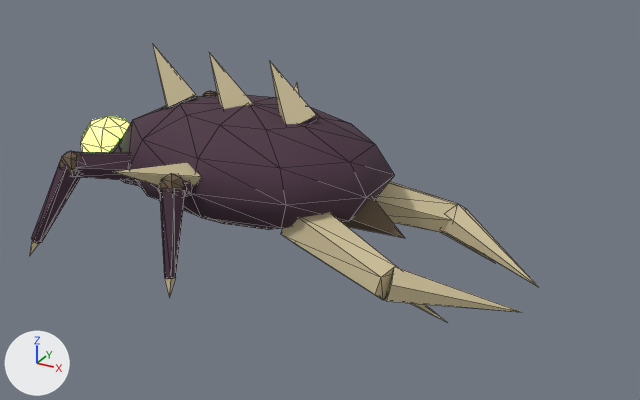
What one commit did to the glTF model godot/assets/models/burrower.glb.
Before and after are seen from a camera (50 mm lens) standing at (1.581, -2.199, 1.282) and looking at (0.387, -0.028, 0.196). Every picture has the same lights, and +X, +Y and +Z are marked at lower left. The first picture is the older version. Mesh edges are drawn as thin lines. Vertices at exactly the same position are counted once.

Objects in the first picture: 'burrower'.
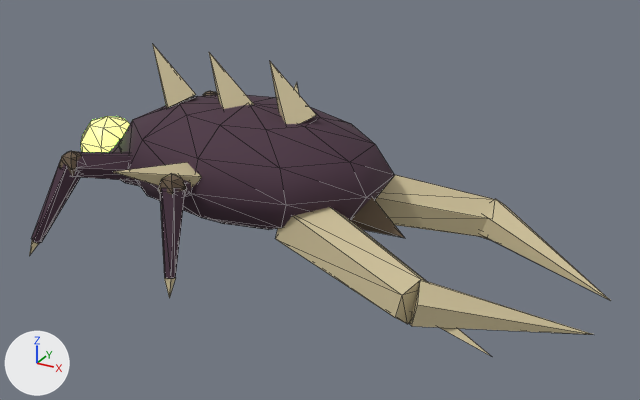
What differs and where, as boxes [x1, y1, x2, y2] in the pictures (640 x 400 px; the box of a moved part takes in the faces that stretch with it):
'burrower', reshaped (15% wider, 12% taller): before [29, 45, 537, 322]; after [29, 45, 611, 356]
part 1 of me_burrower, moved or reshaped (not visible afterwards): before [440, 229, 493, 262]
part 2 of me_burrower, moved or reshaped: before [445, 204, 537, 286]; after [481, 199, 611, 301]
part 3 of me_burrower, moved or reshaped: before [281, 213, 398, 300]; after [275, 207, 426, 324]
part 4 of me_burrower, moved or reshaped: before [375, 182, 457, 233]; after [375, 175, 495, 237]
part 5 of me_burrower, moved or reshaped (mostly hidden): before [410, 303, 446, 322]; after [411, 311, 491, 356]
part 6 of me_burrower, moved or reshaped: before [385, 267, 521, 312]; after [409, 280, 591, 334]

The change, as a list of edits to the scene's bpy script:
```text
Change me_burrower:
    used by ob_burrower; location = (0.0, 0.0, 0.0)
    remove me_burrower.from_pydata(...)  # 428 vertices, 728 faces; spans x -0.56..1.05, y -0.5..0.5, z 0.0..0.6
    add me_burrower.from_pydata(...)  # 428 vertices, 728 faces; spans x -0.56..1.25, y -0.5..0.5, z 0.0..0.6
    me_burrower part 1: the loose piece of 5 vertices spanning x 0.69..0.88, y 0.19..0.23, z 0.0..0.1 is multiplied about its middle by the matrix ((1.255, -0.301, -0.159), (0.323, 1.244, 0.194), (0.107, -0.227, 1.276)), then moved by (0.13, 0.08, 0.0)
    me_burrower part 2: the loose piece of 7 vertices spanning x 0.69..1.05, y 0.08..0.28, z 0.02..0.15 is scaled about its middle by (1.3, 1.26, 1.17), then moved by (0.15, 0.05, 0.0)
    me_burrower part 3: the loose piece of 12 vertices spanning x 0.35..0.74, y -0.29..-0.06, z 0.05..0.25 is multiplied about its middle by the matrix ((1.295, 0.083, -0.082), (-0.086, 1.296, -0.045), (0.079, 0.05, 1.297)), then moved by (0.05, -0.03, 0.0)
    me_burrower part 4: the loose piece of 12 vertices spanning x 0.35..0.74, y 0.06..0.29, z 0.05..0.25 is multiplied about its middle by the matrix ((1.295, -0.083, -0.082), (0.086, 1.296, 0.045), (0.079, -0.05, 1.297)), then moved by (0.05, 0.03, 0.0)
    me_burrower part 5: the loose piece of 5 vertices spanning x 0.69..0.88, y -0.23..-0.19, z 0.0..0.1 is multiplied about its middle by the matrix ((1.255, 0.301, -0.159), (-0.323, 1.244, -0.194), (0.107, 0.227, 1.276)), then moved by (0.13, -0.08, 0.0)
    me_burrower part 6: the loose piece of 7 vertices spanning x 0.69..1.05, y -0.28..-0.08, z 0.02..0.15 is scaled about its middle by (1.3, 1.26, 1.17), then moved by (0.15, -0.05, 0.0)
```
